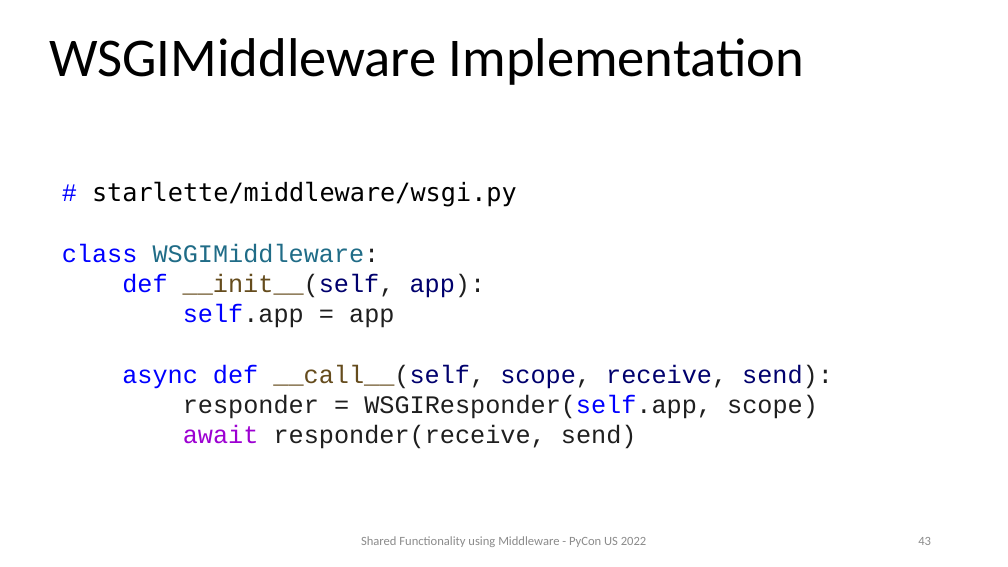
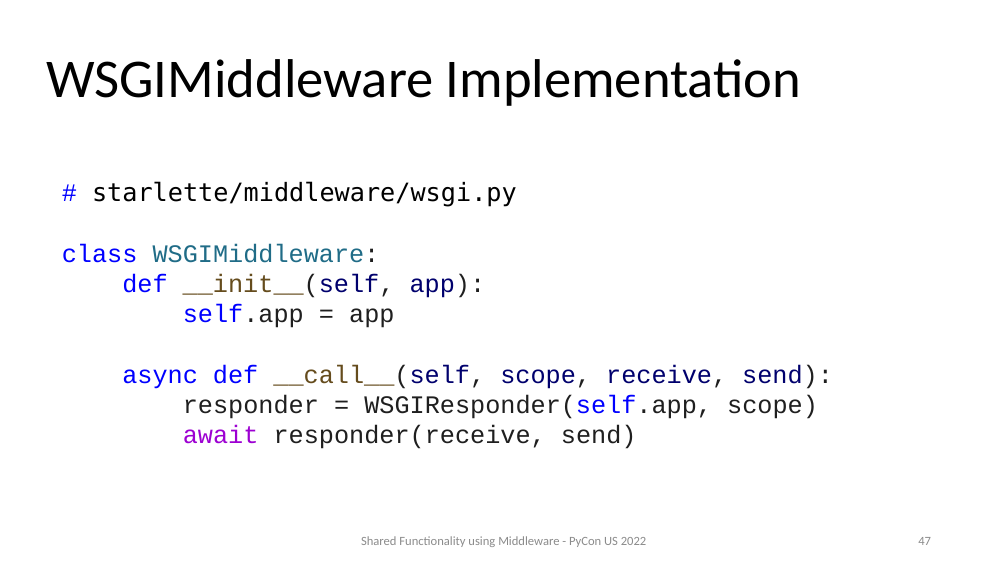
Before and after one commit to prod-python/pycon-us-2022, a slide deck: slide 47 of slides.pptx (slide 43 before the commit). Drawn at 1008x567 pixels with LibreOffice and Linux fonts; fonts in the diff are those of the drawing. Boxes give left, top, right and bottom in pixels: in the first picture for what was removed or moved away, otherwise in the second. Text is boxed around its words. In the diff, an @@ line names an element or a change of style, - is before the commit and + after.

```diff
--- a/slides.pptx
+++ b/slides.pptx
@@ title "WSGIMiddleware Implementation": place and size @@
-title "WSGIMiddleware Implementation" at bbox=[49, 38, 804, 85]
+title "WSGIMiddleware Implementation" at bbox=[46, 59, 801, 106]
@@ page number at bbox=[918, 537, 931, 545]: text changed @@
-43
+47
```
Also in this commit, not shown: 3 other slides changed, 4 slides added, 1 other file.
